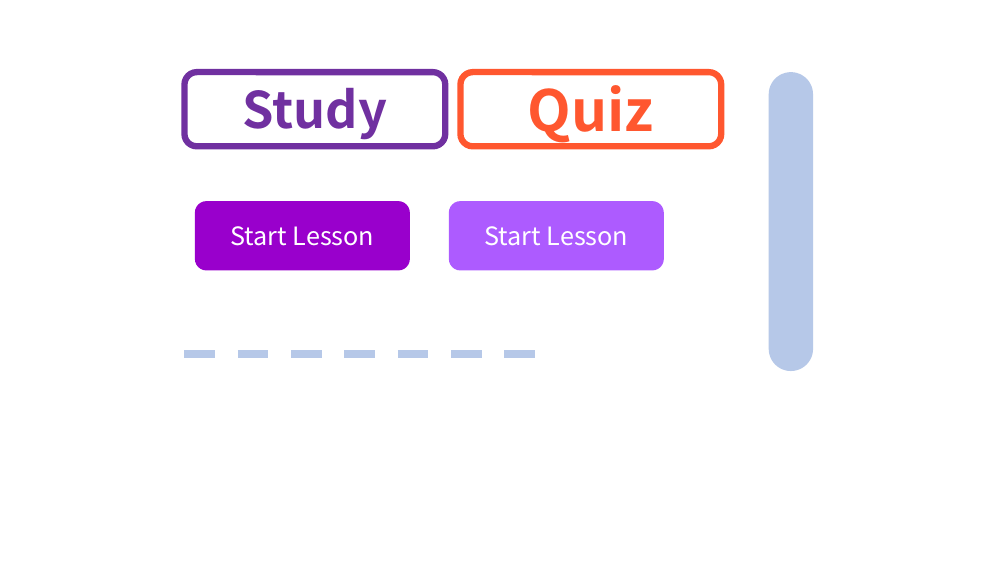
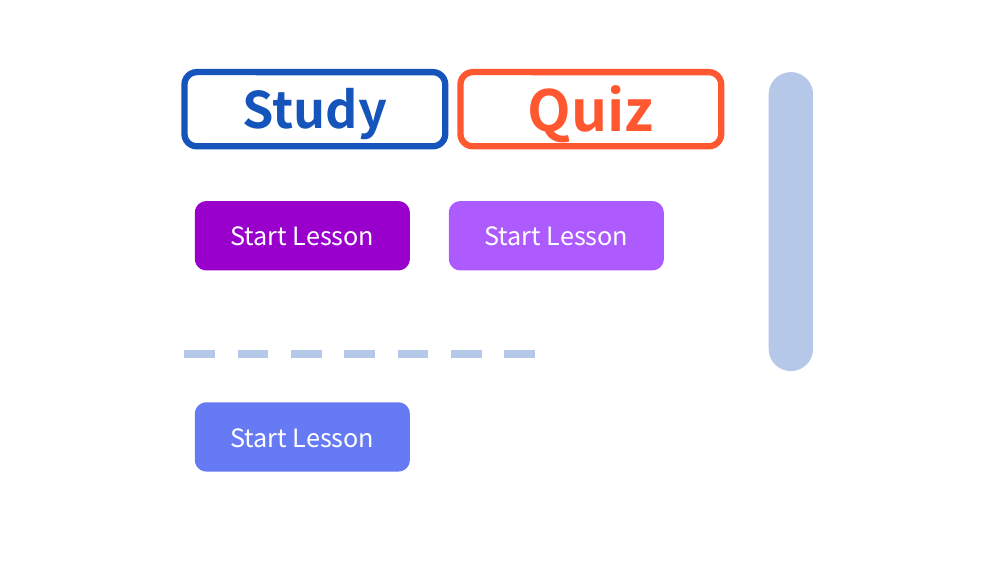
Before and after one commit to jadru/Assignment_ASP_Include, a slide deck: slide 1 of Study_logo.pptx. Drawn at 1008x567 pixels with LibreOffice and Linux fonts; fonts in the diff are those of the drawing. Boxes give left, top, right and bottom in pixels: in the first picture for what was removed or moved away, otherwise in the second. Text is boxed around its words. In the diff, an @@ line names an element or a change of style, - is before the commit and + after.

```diff
--- a/Study_logo.pptx
+++ b/Study_logo.pptx
@@ rounded rectangle "Study" at (185, 72, 445, 146): text colour #7030A0 to #1554BB; outline #7030A0 6 pt to #1554BB 6 pt @@
@@ rounded rectangle added at (195, 402, 410, 472), fill #667AF4, 24 pt, text #FFFFFF @@
+Start Lesson
```
Also in this commit, not shown: 39 other files.
